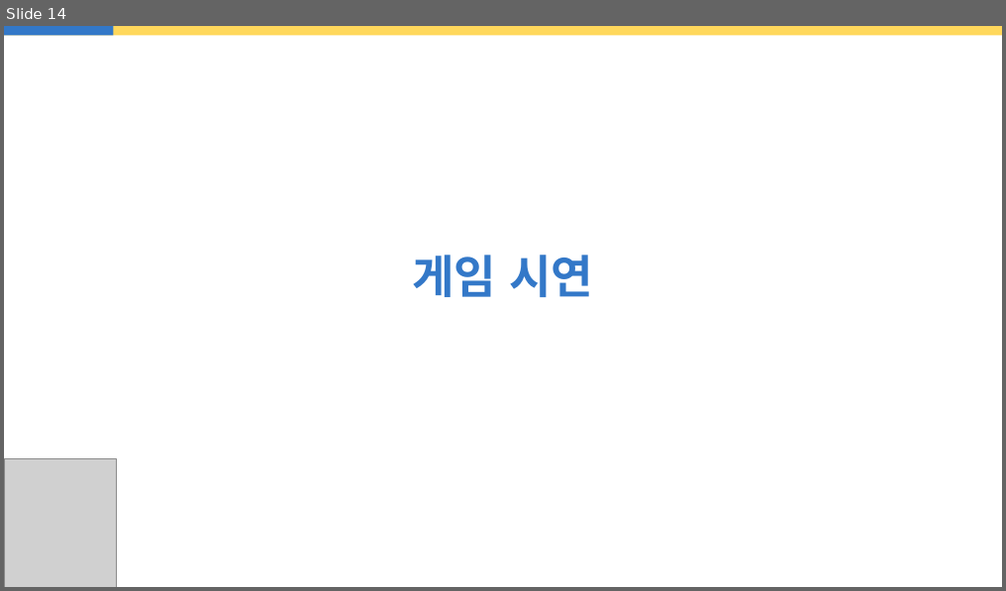
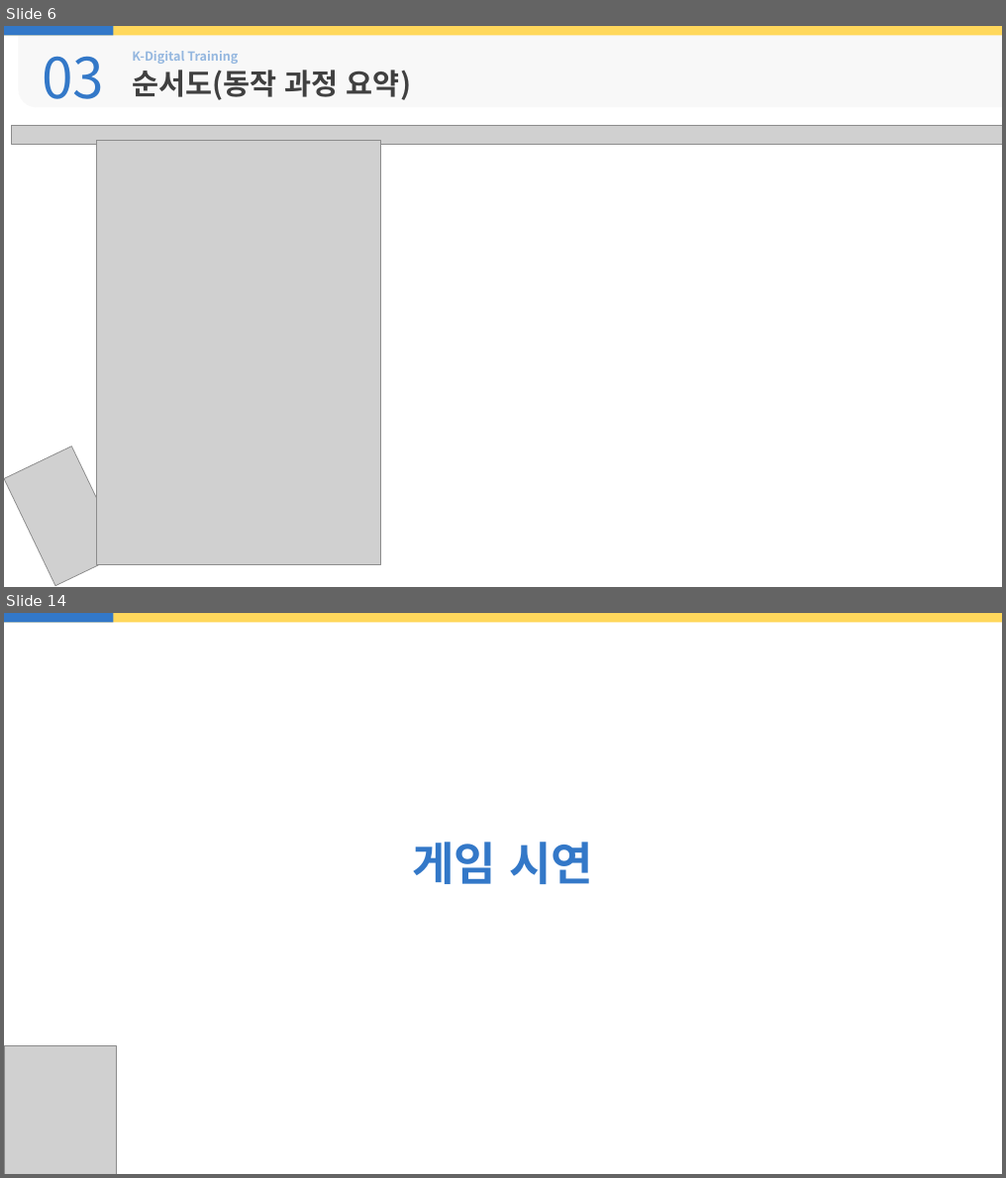
Before and after one commit to rudIsland/KDT_Project_1, a slide deck: 보고서/PPT/결과보고서_6조(벽돌깨기게임).pptx. Shown one above the other, each under a label of ours: slide 14 before the commit, slides 6 and 14 after it; the slides between them are not shown. The pictures are 1006x591 and 1006x1178 pixels, drawn with LibreOffice and Linux fonts; fonts in the diff are those of the drawing; grey boxes stand for pictures; background and template pictures are left out. Boxes give left, top, right and bottom in pixels: in the first picture for what was removed or moved away, otherwise in the second. Text is boxed around its words. In the diff, an @@ line names an element or a change of style, - is before the commit and + after.

Commit message:
ppt 수정 1. 클래스화 부분이 4번 게임 결과 쪽에 맞지 않는 것 같아서 3번 목차로 옮기고 수정했습니다. 2. 전체 동작 과정을 먼저 제시하고 세부적으로 시나리오를 들어가는게 좋을 것같아서 추가해봤습니다..이상하면 지워주세요

```diff
--- a/보고서/PPT/결과보고서_6조(벽돌깨기게임).pptx
+++ b/보고서/PPT/결과보고서_6조(벽돌깨기게임).pptx
@@ slide 6 added at (4, 26, 1002, 587), background #FFFFFF @@
@@ rectangle added at (4, 26, 1002, 35), fill #FFD85C @@
@@ rectangle added at (4, 26, 113, 35), fill #3378C8 @@
@@ round rect added at (18, 32, 1002, 107), fill #F2F2F2 at 50% opacity @@
@@ text added at (132, 51, 238, 64), 12 pt, text #3378C8 at 50% opacity, bold @@
+K-Digital Training
@@ text added at (42, 56, 104, 99), 54 pt, text #3378C8 @@
+03
@@ text added at (132, 70, 411, 100), 28 pt, text #404040, bold @@
+순서도(동작 과정 요약)
@@ picture added at (12, 125, 1002, 144) @@
@@ picture added at (96, 140, 380, 566) @@
@@ picture added at (4, 447, 123, 586) @@
```
Also in this commit, not shown: 9 slides changed, 1 slide removed.
